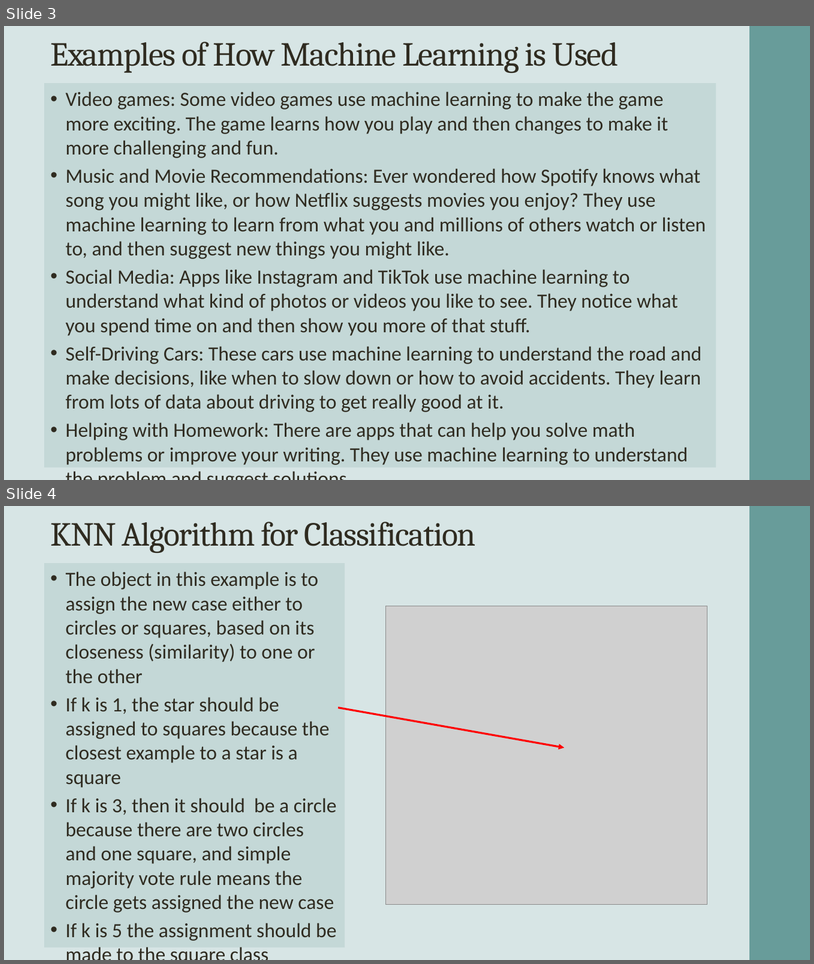
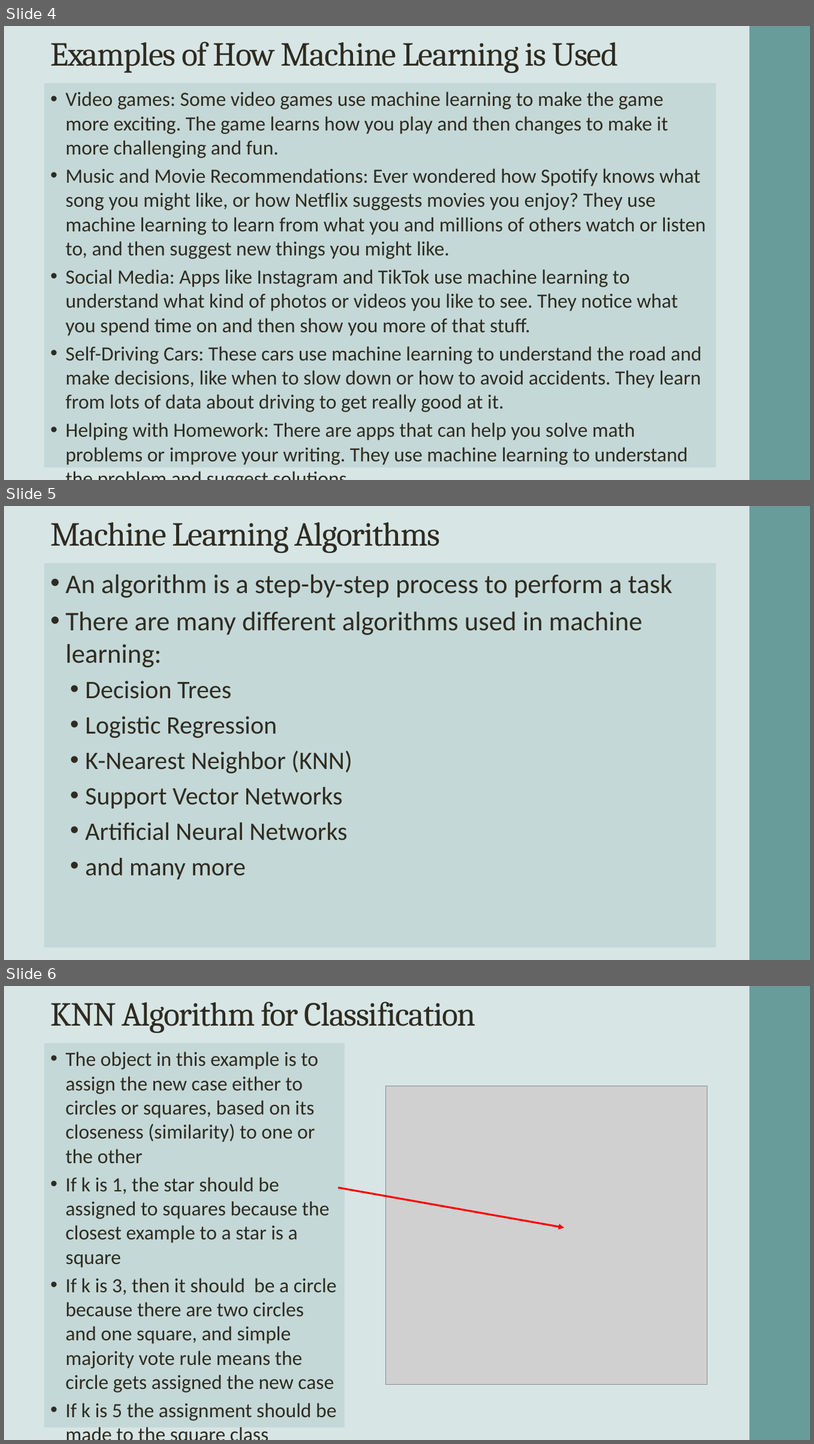
Before and after one commit to FSCJ-Innovation/presentation, a slide deck: Slides.pptx. Shown one above the other, each under a label of ours: slides 3 and 4 before the commit, slides 4, 5 and 6 after it. The pictures are 814x964 and 814x1444 pixels, drawn with LibreOffice and Linux fonts; fonts in the diff are those of the drawing; grey boxes stand for pictures; background and template pictures are left out. Boxes give left, top, right and bottom in pixels: in the first picture for what was removed or moved away, otherwise in the second. Text is boxed around its words. In the diff, an @@ line names an element or a change of style, - is before the commit and + after.

```diff
--- a/Slides.pptx
+++ b/Slides.pptx
@@ slide 5 added at (4, 506, 810, 960), background #D7E5E5; not listed: 2 template elements that a slide beside it also shows @@
@@ title added at (50, 522, 440, 553), 40 pt, text #2F2B20 @@
+Machine Learning Algorithms
@@ text added at (45, 563, 717, 947), fill #C4D8D7, 30 pt, text #2F2B20 @@
+• An algorithm is a step-by-step process to perform a task
+• There are many different algorithms used in machine learning:
+  • Decision Trees
+  • Logistic Regression
+  • K-Nearest Neighbor (KNN)
+  • Support Vector Networks
+  • Artificial Neural Networks
+  • and many more
@@ what was slide 3 is now slide 4 @@
@@ what was slide 4 is now slide 6 @@
```
Also in this commit, not shown: 1 slide changed, 1 other slide added, 4 other files.
